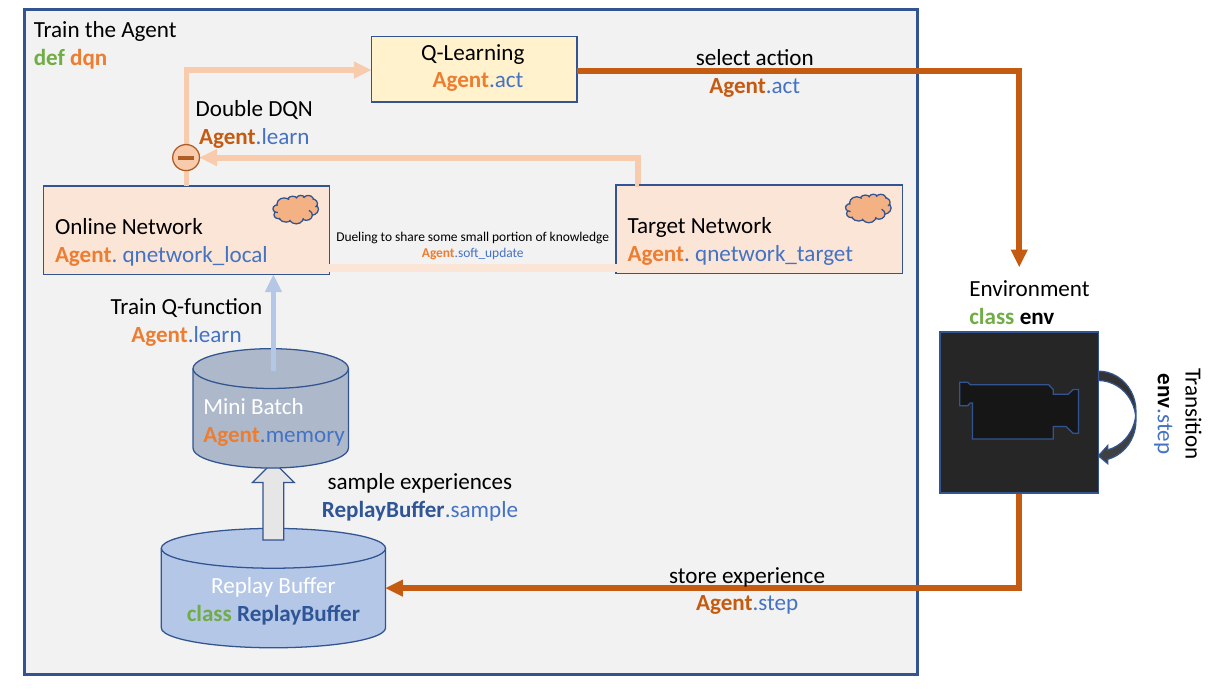
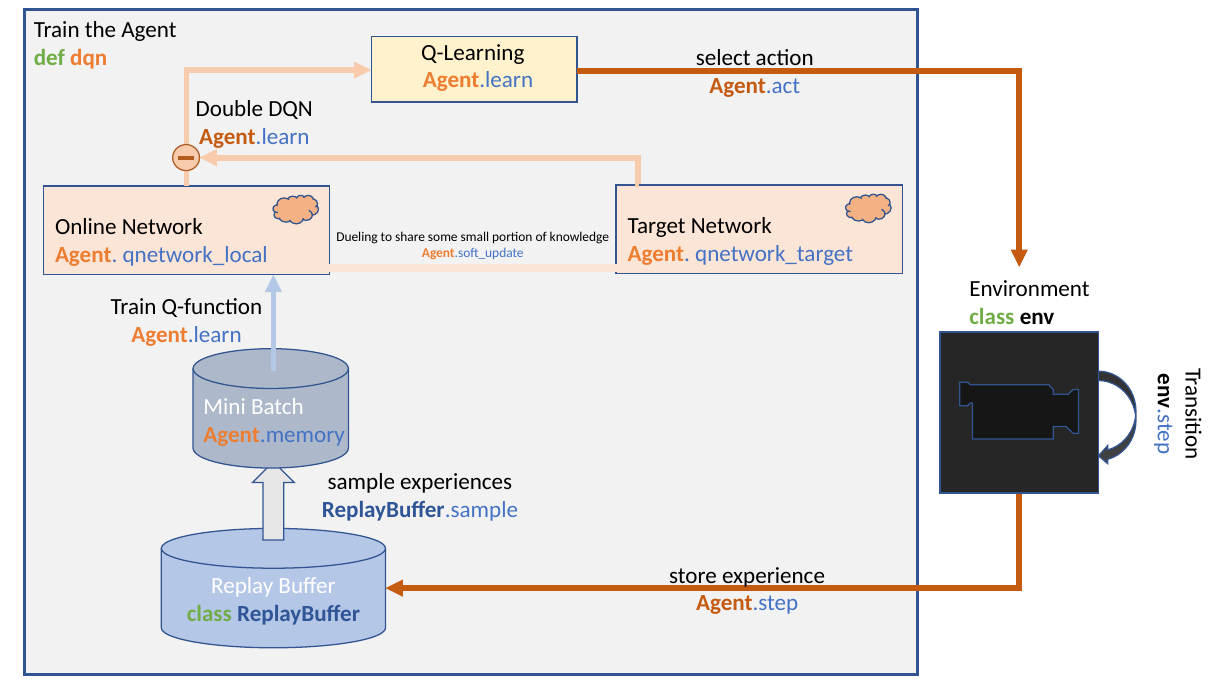
Before and after one commit to aanrran/deep-reinforcement-learning, a slide deck: slide 1 of p1_navigation/Image/architecture.pptx. Drawn at 1232x693 pixels with LibreOffice and Linux fonts; fonts in the diff are those of the drawing. Boxes give left, top, right and bottom in pixels: in the first picture for what was removed or moved away, otherwise in the second. Text is boxed around its words. In the diff, an @@ line names an element or a change of style, - is before the commit and + after.

```diff
--- a/p1_navigation/Image/architecture.pptx
+++ b/p1_navigation/Image/architecture.pptx
@@ text at (421, 44, 533, 91): text changed @@
-Q-Learning
-Agent.act
+Q-Learning
+Agent.learn
```
Also in this commit, not shown: 4 other files.
